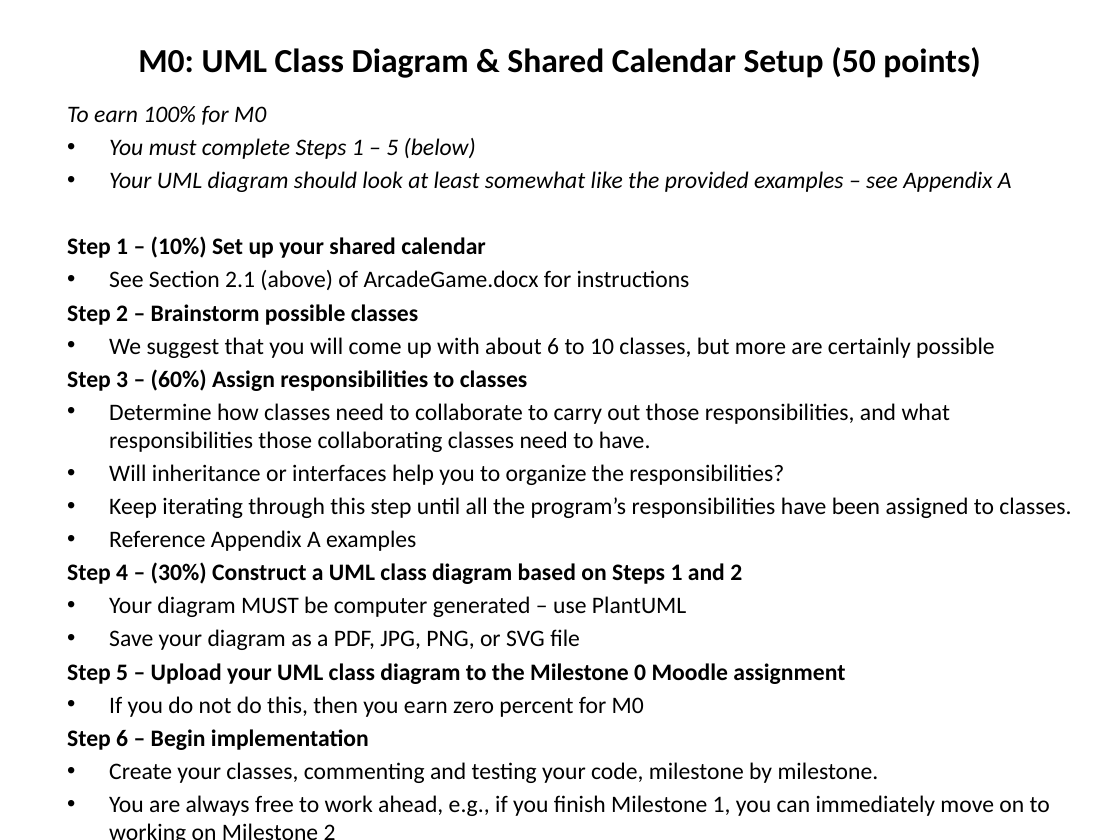
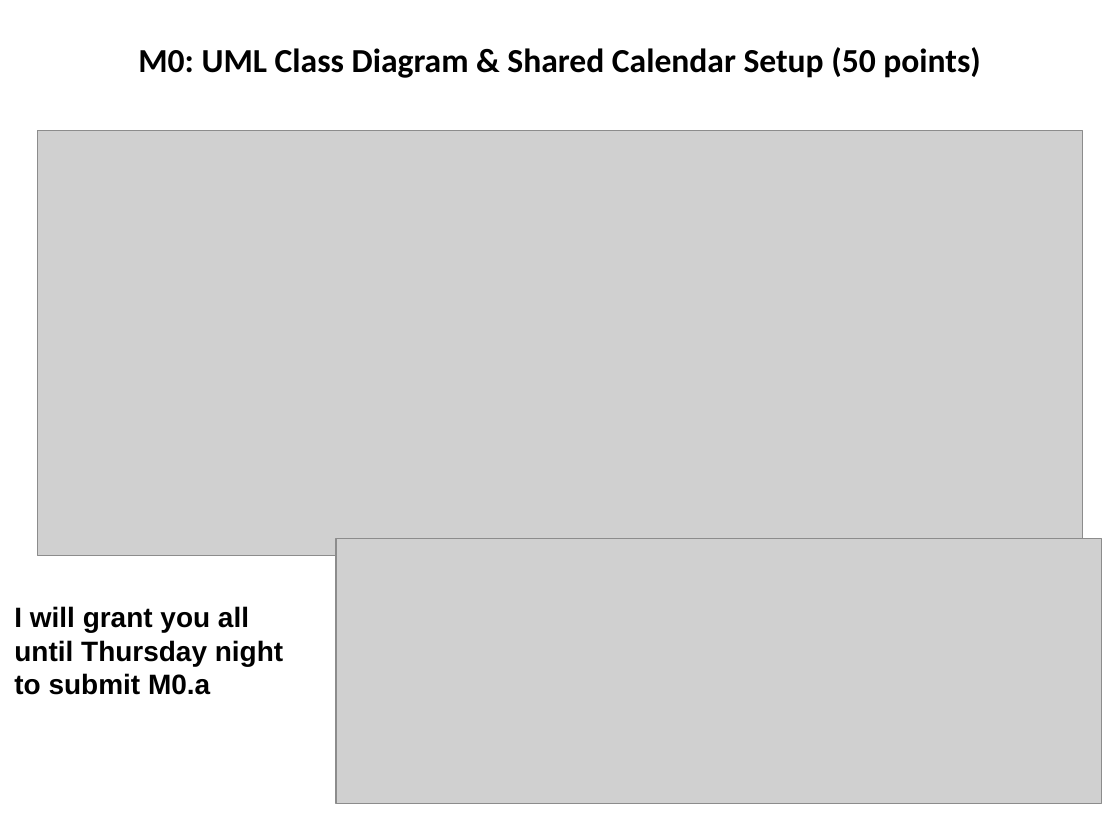
Before and after one commit to RHIT-CSSE/csse220, a slide deck: slide 13 of ClassMaterialsChunked/EventBasedGameLoop/Slides/EventBasedGameLoop.pptx (slide 12 before the commit). Drawn at 1120x840 pixels with LibreOffice and Linux fonts; fonts in the diff are those of the drawing; grey boxes stand for pictures. Boxes give left, top, right and bottom in pixels: in the first picture for what was removed or moved away, otherwise in the second. Text is boxed around its words. In the diff, an @@ line names an element or a change of style, - is before the commit and + after.

```diff
--- a/ClassMaterialsChunked/EventBasedGameLoop/Slides/EventBasedGameLoop.pptx
+++ b/ClassMaterialsChunked/EventBasedGameLoop/Slides/EventBasedGameLoop.pptx
@@ text removed at [67, 105, 1071, 816] @@
-To earn 100% for M0
-• You must complete Steps 1 – 5 (below)
-• Your UML diagram should look at least somewhat like the provided examples – see Appendix A
-Step 1 – (10%) Set up your shared calendar
-• See Section 2.1 (above) of ArcadeGame.docx for instructions
-Step 2 – Brainstorm possible classes
-• We suggest that you will come up with about 6 to 10 classes, but more are certainly possible
-Step 3 – (60%) Assign responsibilities to classes
-• Determine how classes need to collaborate to carry out those responsibilities, and what responsibilities those collaborating classes need to have.
-• Will inheritance or interfaces help you to organize the responsibilities?
-• Keep iterating through this step until all the program’s responsibilities have been assigned to classes.
-• Reference Appendix A examples
-Step 4 – (30%) Construct a UML class diagram based on Steps 1 and 2
-• Your diagram MUST be computer generated – use PlantUML
-• Save your diagram as a PDF, JPG, PNG, or SVG file
-Step 5 – Upload your UML class diagram to the Milestone 0 Moodle assignment
-• If you do not do this, then you earn zero percent for M0
-Step 6 – Begin implementation
-• Create your classes, commenting and testing your code, milestone by milestone.
-• You are always free to work ahead, e.g., if you finish Milestone 1, you can immediately move on to working on Milestone 2
-• Document your code as you go along – use JavaDoc comments as well as non-JavaDoc comments
@@ picture added at [37, 131, 1082, 556] @@
@@ picture added at [336, 538, 1101, 803] @@
@@ text added at [14, 606, 283, 695], 18 pt, text #000000, bold @@
+I will grant you all until Thursday night to submit M0.a
```
Also in this commit, not shown: 8 other slides changed, 4 slides added, 7 other files.
